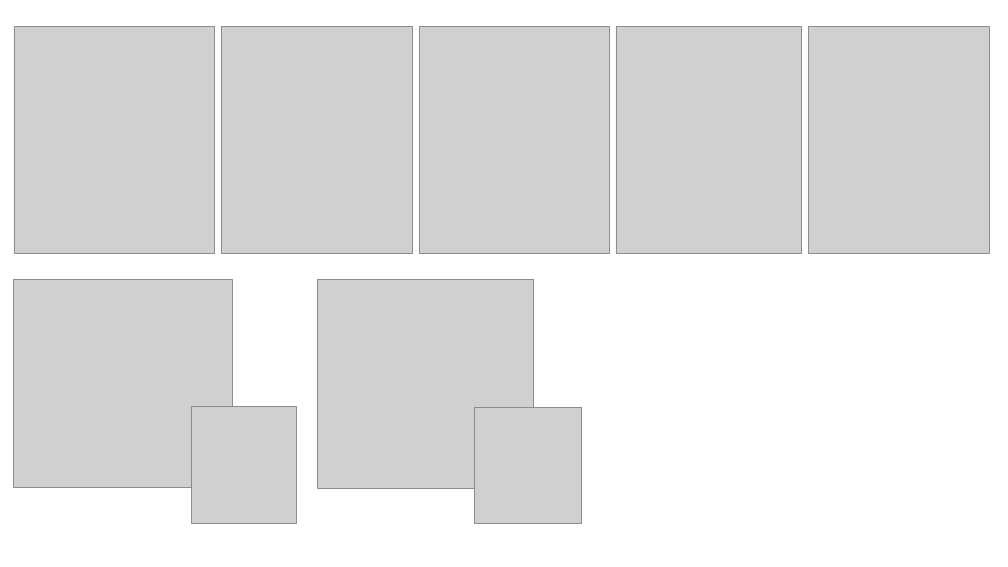
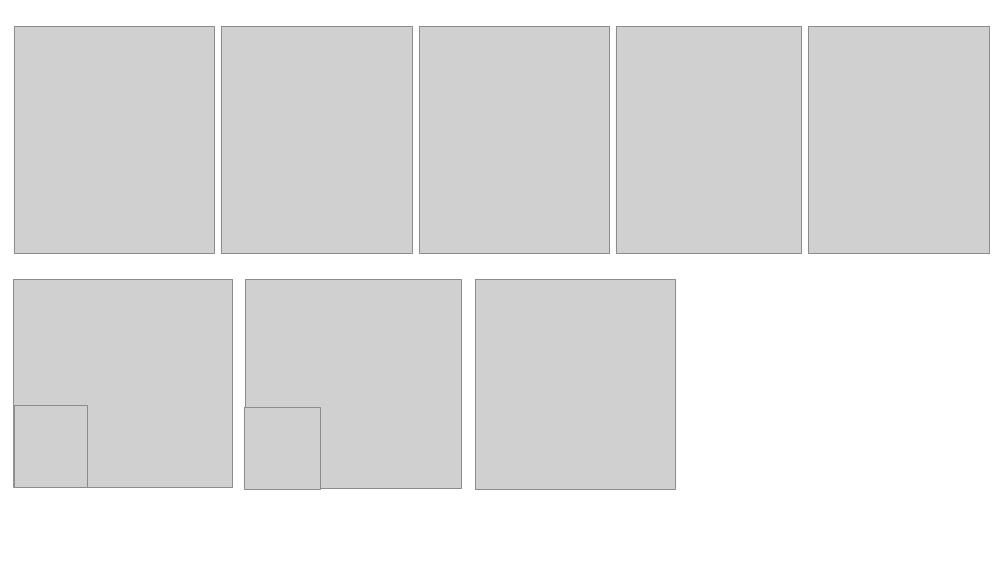
Before and after one commit to NEUBIAS/training-resources, a slide deck: slide 2 of figures/resources/volume_rendering.pptx. Drawn at 1008x567 pixels with LibreOffice and Linux fonts; fonts in the diff are those of the drawing; grey boxes stand for pictures. Boxes give left, top, right and bottom in pixels: in the first picture for what was removed or moved away, otherwise in the second. Text is boxed around its words. In the diff, an @@ line names an element or a change of style, - is before the commit and + after.

```diff
--- a/figures/resources/volume_rendering.pptx
+++ b/figures/resources/volume_rendering.pptx
@@ picture: place and size @@
-picture at [317,280,533,488]
+picture at [246,280,462,488]
@@ picture added at [475,280,675,489] @@
@@ picture: place and size @@
-picture at [192,406,296,523]
+picture at [14,406,87,488]
@@ picture: place and size @@
-picture at [475,408,582,523]
+picture at [244,408,320,490]
```
Also in this commit, not shown: 4 other files.
